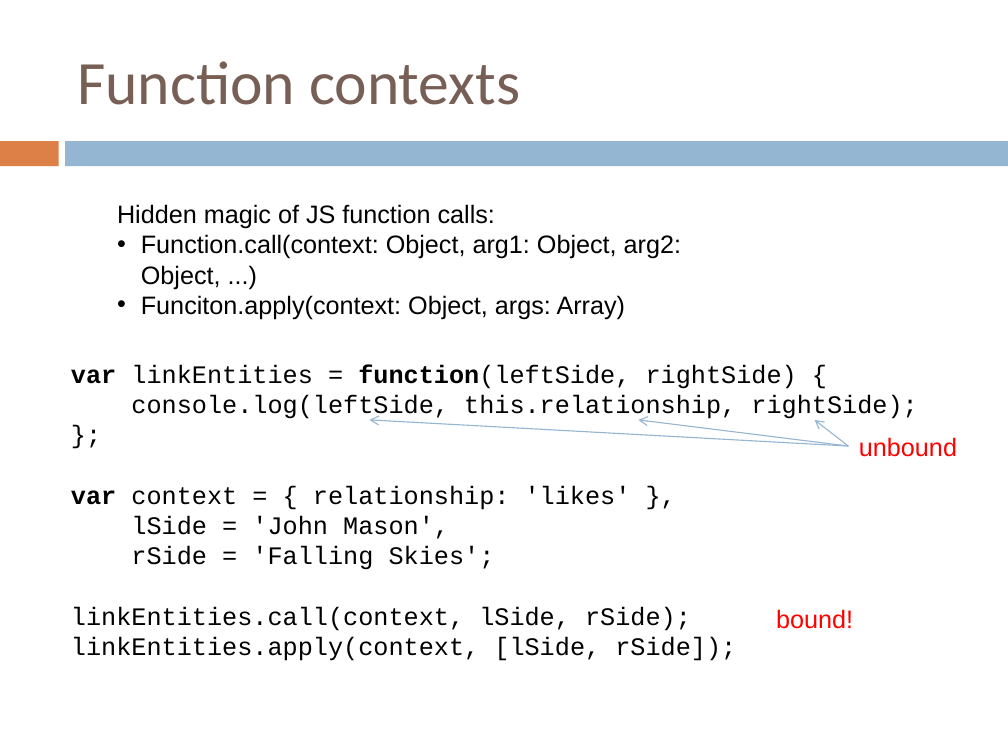
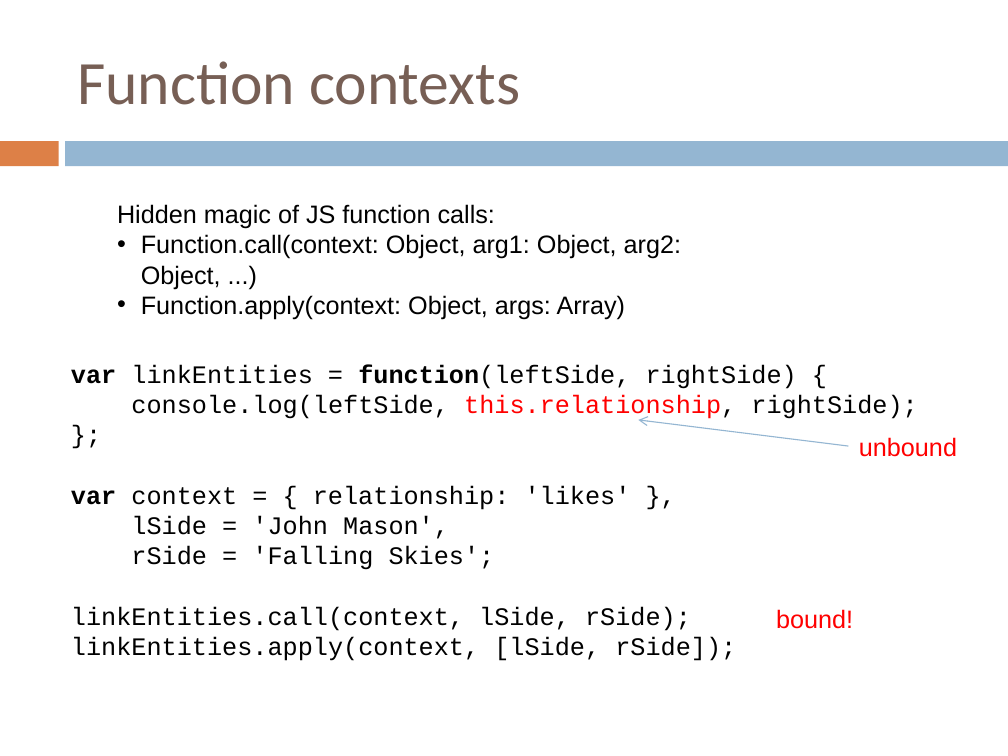
Before and after one commit to crista/EPS-slides, a slide deck: slide 10 of EPS-OOP-JavaScript.ppt. Drawn at 1008x756 pixels with LibreOffice and Linux fonts; fonts in the diff are those of the drawing. Boxes give left, top, right and bottom in pixels: in the first picture for what was removed or moved away, otherwise in the second. Text is boxed around its words. In the diff, an @@ line names an element or a change of style, - is before the commit and + after.

```diff
--- a/EPS-OOP-JavaScript.ppt
+++ b/EPS-OOP-JavaScript.ppt
@@ text at <box>141,295,626,319</box>: text changed @@
-• Funciton.apply(context: Object, args: Array)
+• Function.apply(context: Object, args: Array)
@@ text at <box>131,394,917,421</box>: text colour #000000 to #FF0000 in "this.relationship," @@
@@ arrow removed from (849, 447) to (370, 420) @@
@@ arrow removed from (849, 447) to (814, 420) @@
```
Also in this commit, not shown: 2 other slides changed, 2 slides added, 1 slide removed, 1 other file.
